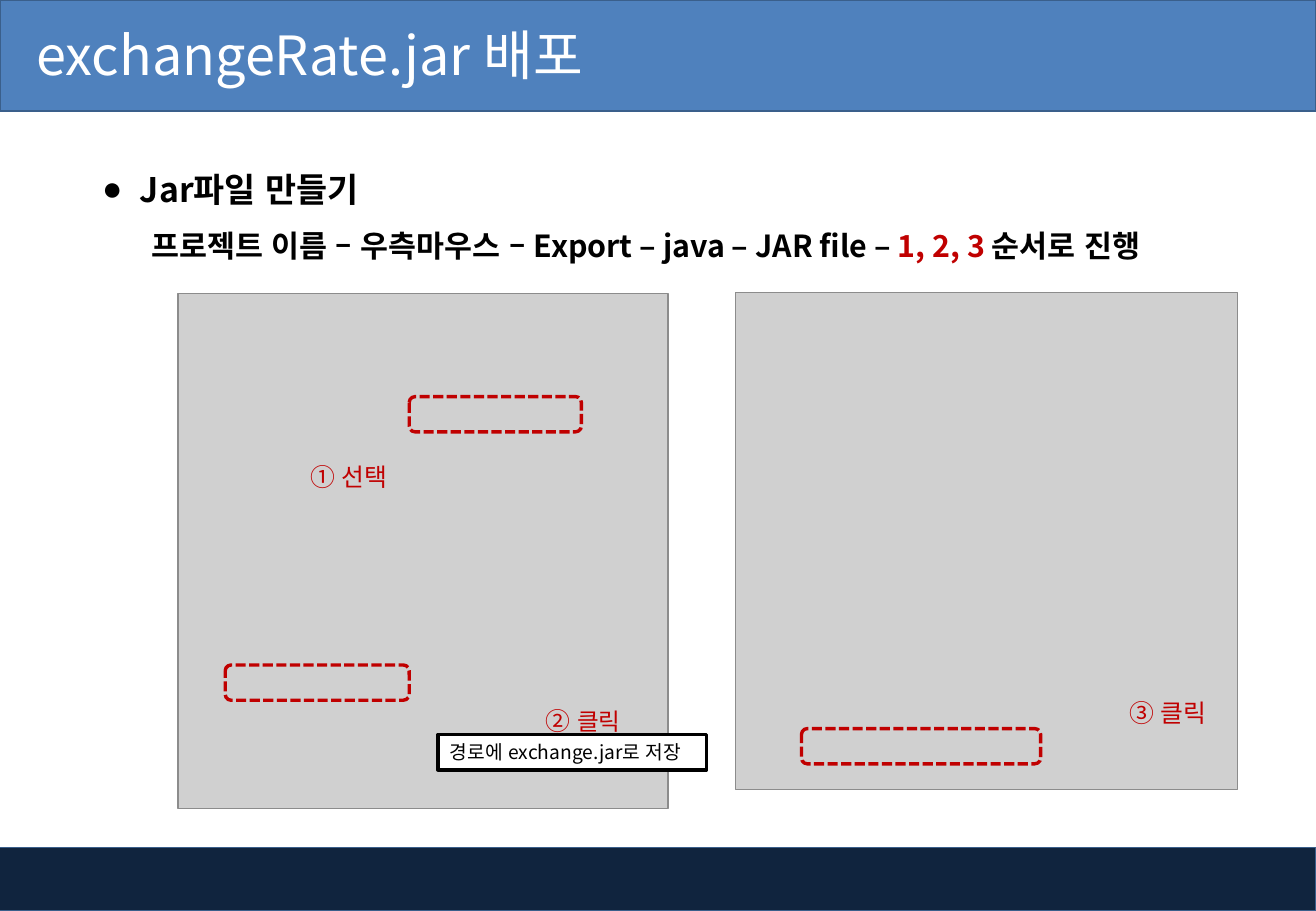
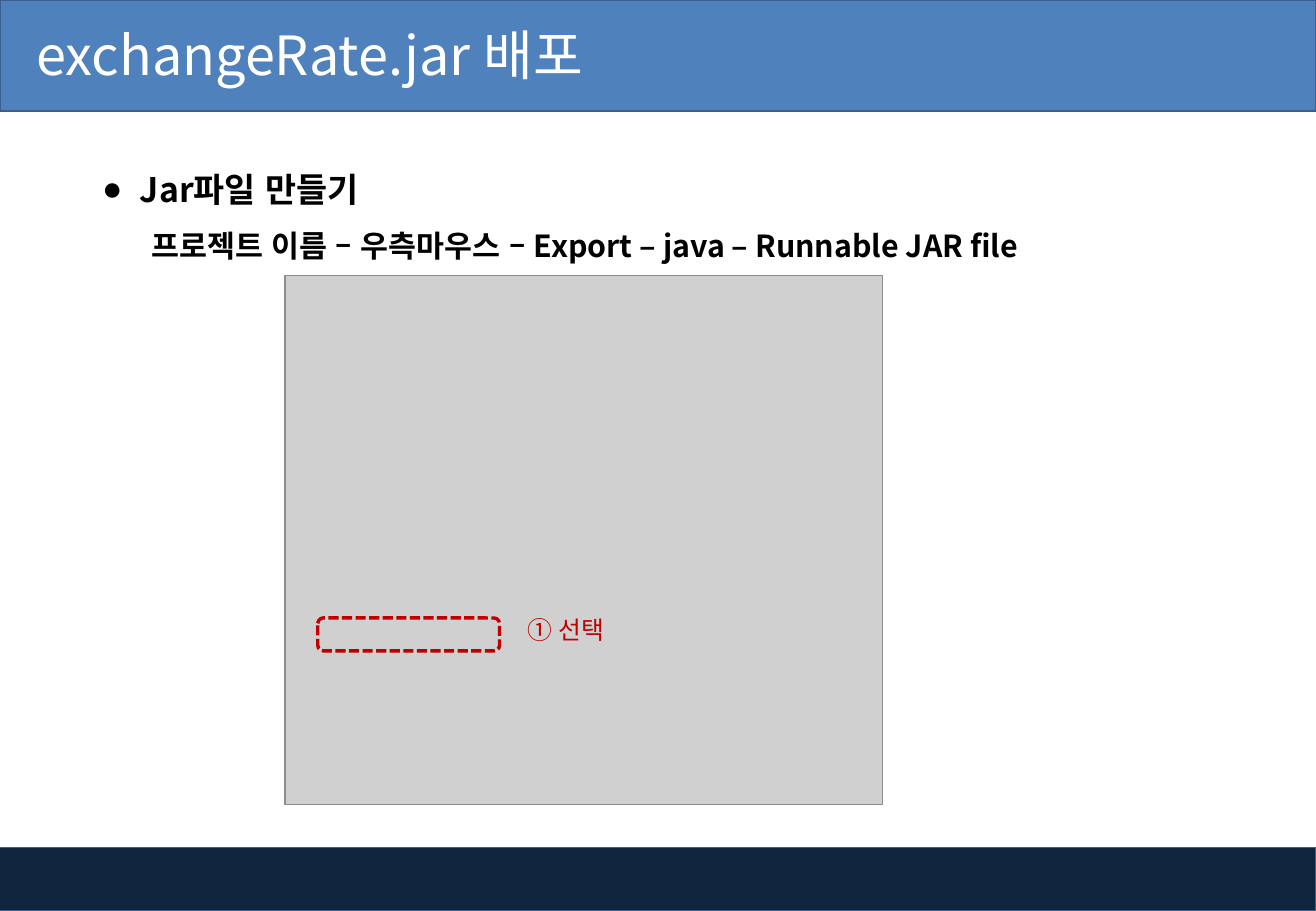
Before and after one commit to kiyongee2/green_project_web, a slide deck: slide 2 of java_ppt/Jar 파일 배포.pptx (slide 4 before the commit). Drawn at 1316x911 pixels with LibreOffice and Linux fonts; fonts in the diff are those of the drawing; grey boxes stand for pictures; background and template pictures are left out. Boxes give left, top, right and bottom in pixels: in the first picture for what was removed or moved away, otherwise in the second. Text is boxed around its words. In the diff, an @@ line names an element or a change of style, - is before the commit and + after.

```diff
--- a/java_ppt/Jar 파일 배포.pptx
+++ b/java_ppt/Jar 파일 배포.pptx
@@ text at <box>151,231,1018,264</box>: text changed @@
-  프로젝트 이름 – 우측마우스 – Export – java – JAR file – 1, 2, 3 순서로 진행
+  프로젝트 이름 – 우측마우스 – Export – java – Runnable JAR file
@@ picture: place and size @@
-picture at <box>177,293,667,808</box>
+picture at <box>286,276,883,806</box>
@@ picture removed at <box>736,293,1238,790</box> @@
@@ rounded rectangle: place and size @@
-rounded rectangle at <box>410,397,582,433</box>
+rounded rectangle at <box>318,619,501,651</box>
@@ text "① 선택": place and size @@
-text "① 선택" at <box>310,465,388,488</box>
+text "① 선택" at <box>527,618,605,641</box>
@@ rounded rectangle removed at <box>225,665,408,700</box> @@
@@ text removed at <box>546,709,620,737</box> @@
-② 클릭
@@ text removed at <box>1129,701,1207,724</box> @@
-③ 클릭
@@ rectangle removed at <box>439,735,707,770</box> @@
-경로에 exchange.jar로 저장
@@ rounded rectangle removed at <box>802,729,1041,764</box> @@
```
Also in this commit, not shown: 1 other slide changed, 1 slide added, 3 other files.
